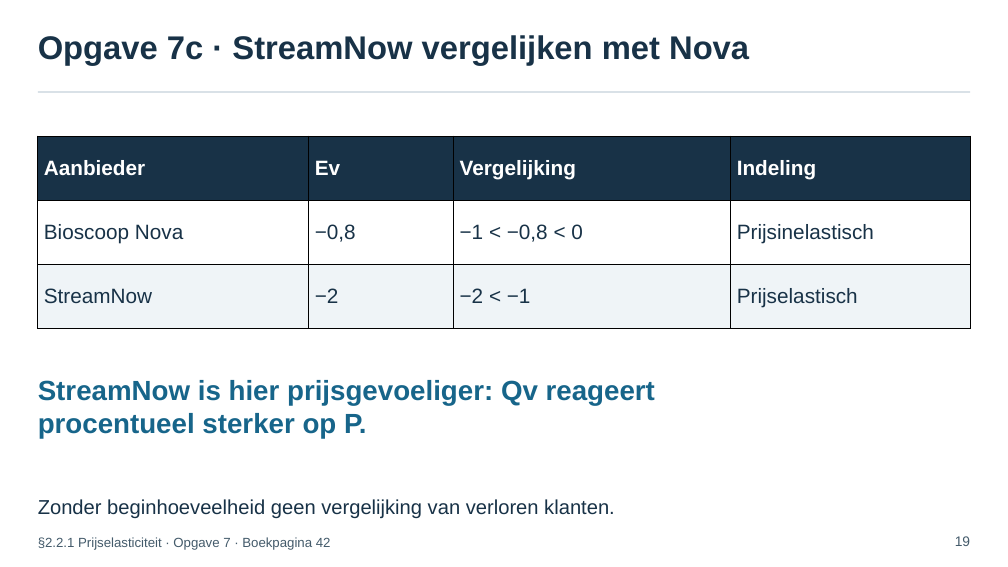
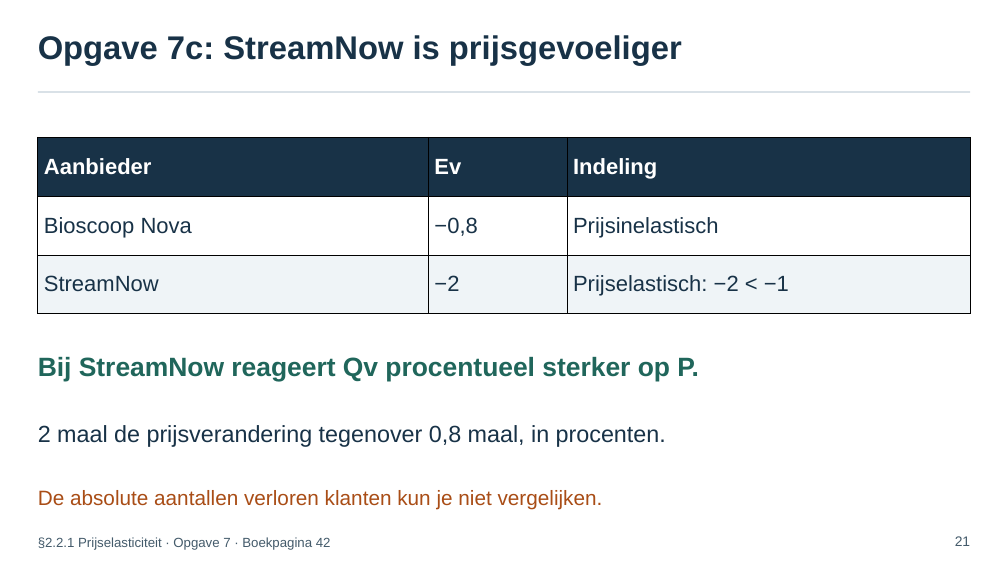
Before and after one commit to meijer1973/4veco-lessen, a slide deck: slide 21 of Boek 2 - Kosten, opbrengsten, elasticiteit en surplus/edities/chat-2026/bronnen/H2/paragrafen/2.2.1 Prijselasticiteit/2.2.1 Prijselasticiteit – presentatie.pptx (slide 19 before the commit). Drawn at 1008x567 pixels with LibreOffice and Linux fonts; fonts in the diff are those of the drawing. Boxes give left, top, right and bottom in pixels: in the first picture for what was removed or moved away, otherwise in the second. Text is boxed around its words. In the diff, an @@ line names an element or a change of style, - is before the commit and + after.

```diff
--- a/Boek 2 - Kosten, opbrengsten, elasticiteit en surplus/edities/chat-2026/bronnen/H2/paragrafen/2.2.1 Prijselasticiteit/2.2.1 Prijselasticiteit – presentatie.pptx
+++ b/Boek 2 - Kosten, opbrengsten, elasticiteit en surplus/edities/chat-2026/bronnen/H2/paragrafen/2.2.1 Prijselasticiteit/2.2.1 Prijselasticiteit – presentatie.pptx
@@ text at (x1=38, y1=35, x2=682, y2=66): text changed @@
-Opgave 7c · StreamNow vergelijken met Nova
+Opgave 7c: StreamNow is prijsgevoeliger
@@ table at (x1=37, y1=137, x2=970, y2=314) @@
-column 3: Vergelijking | −1 < −0,8 < 0 | −2 < −1
-column 4: Indeling | Prijsinelastisch | Prijselastisch
+column 3: Indeling | Prijsinelastisch | Prijselastisch: −2 < −1
@@ text at (x1=38, y1=357, x2=699, y2=381): text changed; size 33 to 31.5 pt; text colour #17658A to #20665B @@
-StreamNow is hier prijsgevoeliger: Qv reageert
-procentueel sterker op P.
+Bij StreamNow reageert Qv procentueel sterker op P.
@@ text at (x1=38, y1=425, x2=666, y2=447): text changed; size 24 to 27.8 pt @@
-Zonder beginhoeveelheid geen vergelijking van verloren klanten.
+2 maal de prijsverandering tegenover 0,8 maal, in procenten.
@@ text added at (x1=38, y1=490, x2=603, y2=510), 24.8 pt, text #A94D16 @@
+De absolute aantallen verloren klanten kun je niet vergelijken.
@@ text at (x1=955, y1=536, x2=970, y2=546): text changed @@
-19
+21
```
Also in this commit, not shown: 15 other slides changed, 8 slides added, 6 slides removed, 12 other files.
